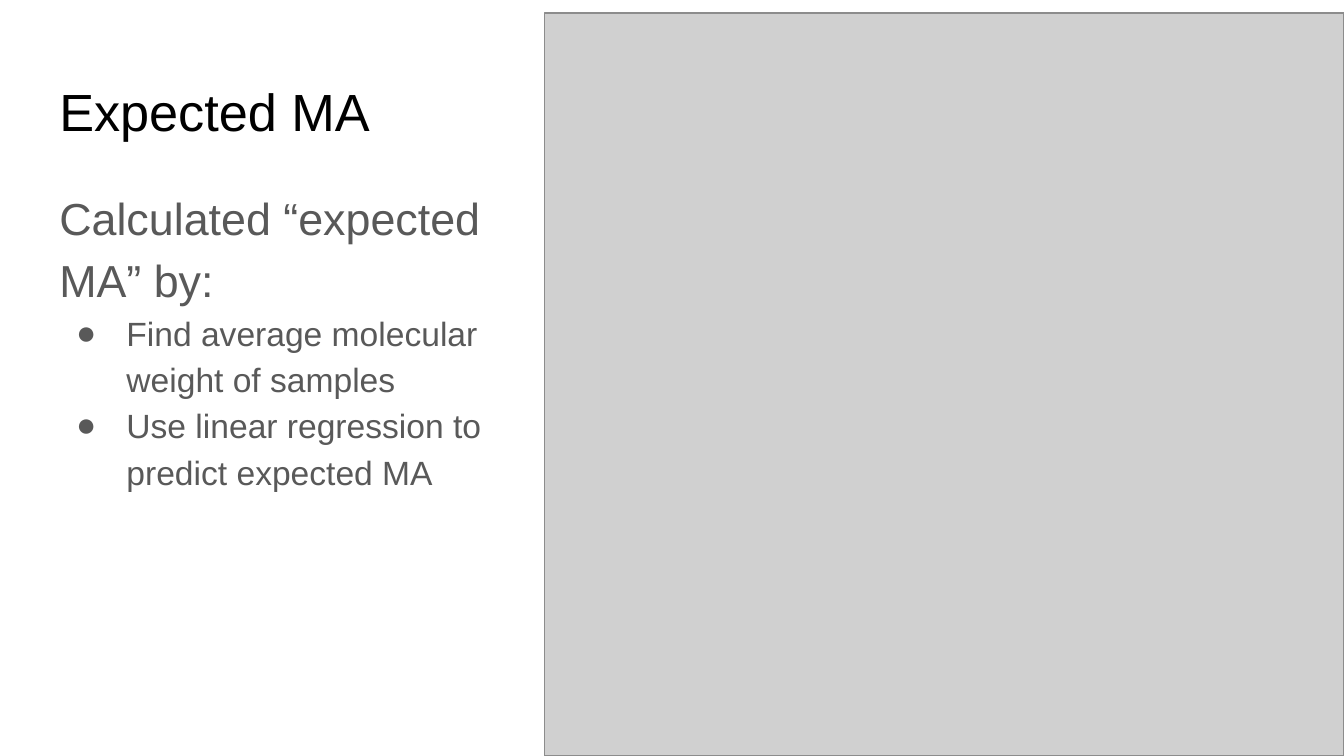
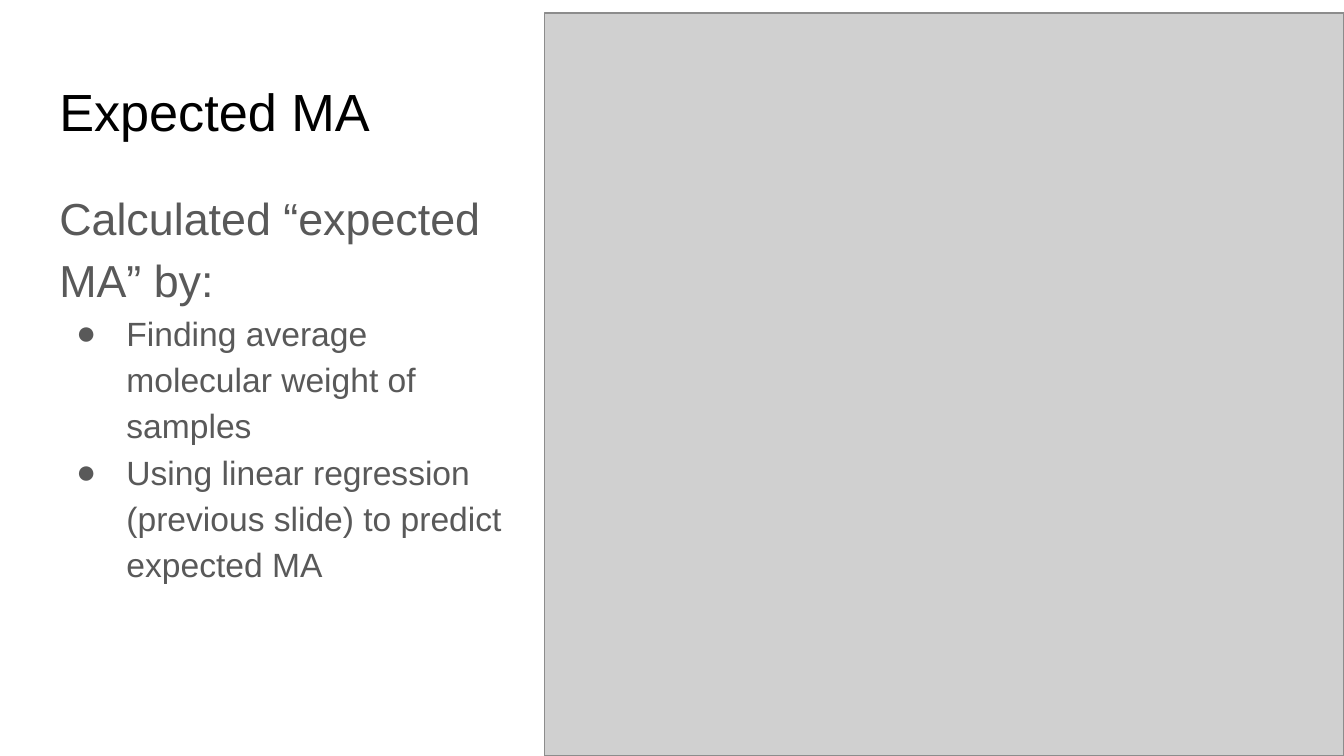
Before and after one commit to ELIFE-ASU/Patents, a slide deck: slide 12 of Presentations/0719 Patent Chemistry.pptx. Drawn at 1344x756 pixels with LibreOffice and Linux fonts; fonts in the diff are those of the drawing; grey boxes stand for pictures. Boxes give left, top, right and bottom in pixels: in the first picture for what was removed or moved away, otherwise in the second. Text is boxed around its words. In the diff, an @@ line names an element or a change of style, - is before the commit and + after.

```diff
--- a/Presentations/0719 Patent Chemistry.pptx
+++ b/Presentations/0719 Patent Chemistry.pptx
@@ text at <box>126,321,502,583</box>: text changed @@
-● Find average molecular weight of samples
-● Use linear regression to predict expected MA
+● Finding average molecular weight of samples
+● Using linear regression (previous slide) to predict expected MA
```
Also in this commit, not shown: 5 other slides changed, 1 other file.
